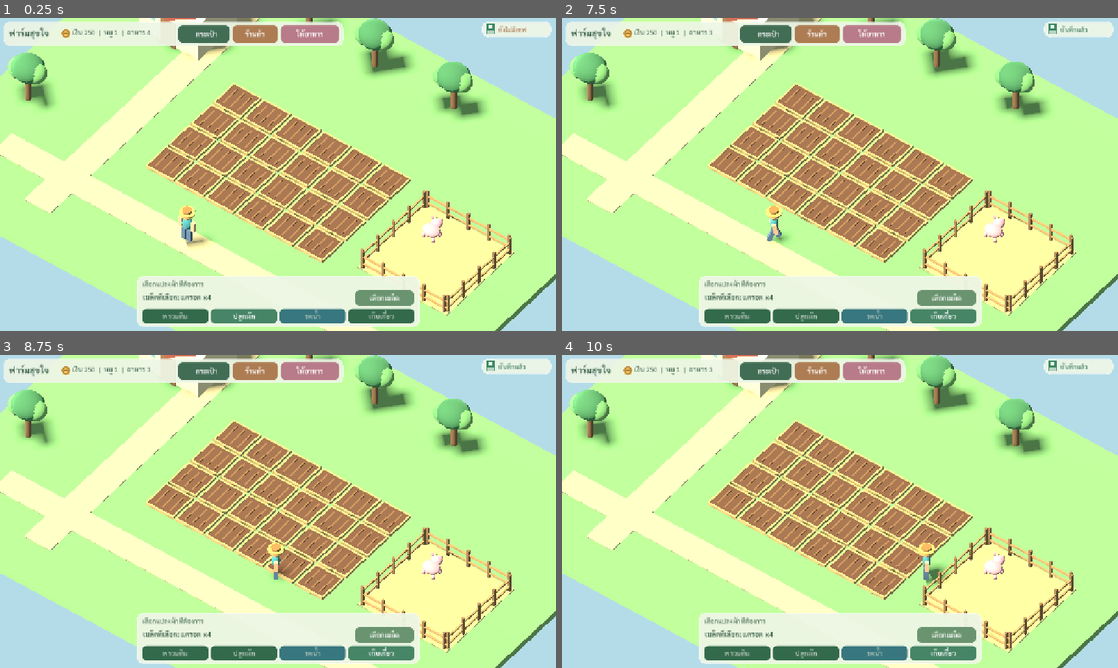
Above: before the commit, frames 1-4 (two rows, left to right).
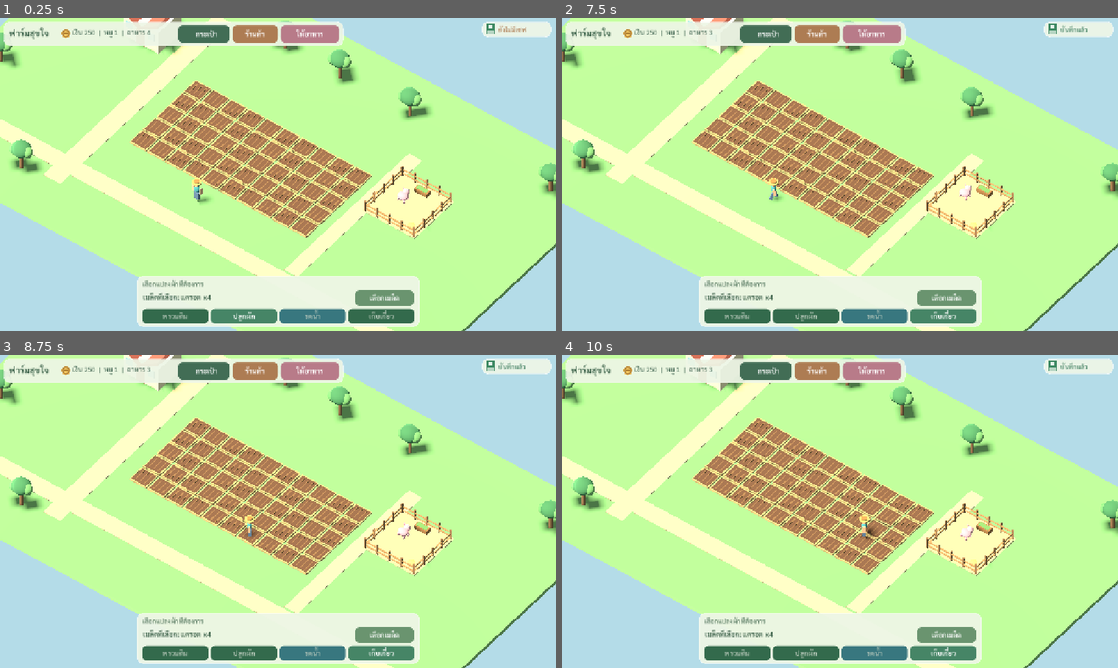
Above: after the commit, the same moments.

Repository: redfullmoon209-debug/happy-farm
Game: Godot game, scene res://scenes/Main.tscn
Two runs of this game, one before a commit and one after it. Both use one fixed random seed, a clock stepped at 60 frames per second and the inputs below.
Inputs (mouse positions are in pixels of both pictures, inside the frame that each line leads up to):
- Up to frame 1 (0.25 s): no input
- Up to frame 2 (7.5 s): click "กระเป๋า" at 0.5 s; click "ร้านค้า" at 1.25 s; click "ให้อาหาร" at 2 s; click "เลือกเมล็ด" at 2.75 s; click "พรวนดิน" at 3.5 s; click "ปลูกผัก" at 4.25 s; click "รดน้ำ" at 5 s; click "เก็บเกี่ยว" at 5.75 s; click "ปิด" at 6.5 s; tap Enter at 7.25 s; move the mouse to (962, 158) at 7.27 s; hold D from 7.28 s (still down); hold Shift from 7.28 s (still down); click (962, 158) at 7.42 s
- Up to frame 3 (8.75 s): tap Space at 7.52 s; release D at 8 s; release Shift at 8 s; drag from (166, 527) to (250, 574) at 8.02 s
- Up to frame 4 (10 s): move the mouse to (895, 442) at 8.77 s; hold D 8.78-9.5 s; hold Shift 8.78-9.5 s; click (895, 442) at 8.92 s; drag from (812, 574) to (673, 464) at 9.52 s

The runs differ from the first frame. In frame 1, 37% of the frame differs, in the area x 0-100%, y 0-100%; in frame 2, 37%; in frame 3, 37%; in frame 4, 37%.

Commit message:
Expand farm to 50 raised plots, render 4 purchasable pig pens and roaming pigs, widen camera/map

Diff:
--- a/scripts/Game.gd
+++ b/scripts/Game.gd
@@ -18,7 +18,13 @@
 const SOIL = Color("#75523f")
 const WET = Color("#493a34")
 const GREEN = Color("#529964")
-const CENTER = Vector3(0,0,0)
+const CENTER = Vector3(3.5,0,0)
+const FARM_COLUMNS: int = 10
+const FARM_ROWS: int = 5
+const PEN_CAPACITY: int = 4
+const MAX_PENS: int = 4
+const PEN_BASE_PRICE: int = 150
+const PIG_PRICE: int = 90
 var materials: Dictionary = {}
 var plot_places: Array[Vector3] = []
 var plant_roots: Array[Node3D] = []
@@ -29,6 +35,14 @@
 var seeds: Array = [4, 2, 2, 0, 0, 0]
 var feed: int = 4
 var pigs: int = 1
+var pens: int = 1
+var pen_nodes: Array[Node3D] = []
+var pig_nodes: Array[Node3D] = []
+var pig_roam_positions: Array[Vector3] = []
+var pen_locations: Array[Vector3] = [
+    Vector3(16.8, 0, -4.4), Vector3(16.8, 0, 4.2),
+    Vector3(24.0, 0, -4.4), Vector3(24.0, 0, 4.2)
+]
 var selected_seed: int = 0
 var tool_mode: String = "plant"
 var farmer: Node3D
@@ -41,7 +55,7 @@
 var camera: Camera3D
 var camera_yaw: float = 0.65
 var camera_pitch: float = -0.79
-var camera_distance: float = 29.0
+var camera_distance: float = 39.0
 var camera_focus: Vector3 = Vector3.ZERO
 var actor_goal: Vector3 = Vector3.ZERO
 var work_plot: int = -1
@@ -196,11 +210,15 @@
     camera.projection = Camera3D.PROJECTION_ORTHOGONAL
     camera.current = true
     add_child(camera)
-    cube(self, Vector3(0,-0.24,0), Vector3(37,0.45,28), Color("#85ba77"))
-    cube(self, Vector3(-10,0,0), Vector3(2,0.04,22), Color("#d2c397"))
-    cube(self, Vector3(0,0,7.9), Vector3(30,0.04,1.9), Color("#d2c397"))
+
+    # Expanded grounds: 50 real clickable plots, paths and a livestock district.
+    cube(self, Vector3(0,-0.24,0), Vector3(64.0,0.45,40.0), Color("#85ba77"))
+    cube(self, Vector3(-14.5,0,0), Vector3(2.2,0.04,29.0), Color("#d2c397"))
+    cube(self, Vector3(0,0,11.8), Vector3(58.0,0.04,2.1), Color("#d2c397"))
+    cube(self, Vector3(13.1,0,0), Vector3(1.7,0.04,21.0), Color("#d2c397"))
+
     var house: Node3D = Node3D.new()
-    house.position = Vector3(-12,0,-6.8)
+    house.position = Vector3(-19.0,0,-8.4)
     add_child(house)
     cube(house, Vector3(0,1.5,0), Vector3(4.5,3,3.9), Color("#efdebb"))
     var roof_l: MeshInstance3D = cube(house,Vector3(-1.10,3.26,0),Vector3(3.05,0.32,4.5),Color("#a8584d"))
@@ -210,10 +228,10 @@
     cube(house, Vector3(0,1.05,2), Vector3(1.10,2.1,0.1), Color("#936e50"))
     cube(house, Vector3(-1.4,2,2.02), Vector3(0.75,0.9,0.1), Color("#7db4c3"))
     cube(house, Vector3(1.4,2,2.02), Vector3(0.75,0.9,0.1), Color("#7db4c3"))
-    for row in range(4):
-        for col in range(6):
-            var i: int = row * 6 + col
-            var pos: Vector3 = Vector3((float(col)-2.5)*2.28, 0, (float(row)-1.5)*2.26)
+
+    for row in range(FARM_ROWS):
+        for col in range(FARM_COLUMNS):
+            var pos: Vector3 = Vector3((float(col)-4.5)*2.28, 0, (float(row)-2.0)*2.26)
             plot_places.append(pos)
             var plot: Node3D = Node3D.new()
             plot.position = pos
@@ -225,37 +243,87 @@
                 cube(plot,Vector3(0,0.17,edge),Vector3(2.04,0.19,0.12),Color("#c8aa74"))
             for furrow in [-0.55,0.0,0.55]:
                 cube(plot,Vector3(furrow,0.242,0),Vector3(0.11,0.032,1.45),Color("#926b4b"))
-            var plants: Node3D = Node3D.new()
-            plants.position.y = 0.28
-            plot.add_child(plants)
-            plant_roots.append(plants)
+            var plant_holder: Node3D = Node3D.new()
+            plant_holder.position.y = 0.28
+            plot.add_child(plant_holder)
+            plant_roots.append(plant_holder)
             grow_stages.append(-1)
-    # Farm pen. Simple pig mesh; easy to swap for FBX later.
-    cube(self, Vector3(12,0.01,0),Vector3(6.8,0.07,6.8),Color("#bcbb7e"))
-    for n in range(5):
-        for side in [-1.0,1.0]:
-            var v: float = -3.1 + float(n)*1.55
-            cube(self,Vector3(12+v,0.70,side*3.25),Vector3(0.16,1.4,0.16),Color("#947253"))
-            cube(self,Vector3(12+side*3.25,0.70,v),Vector3(0.16,1.4,0.16),Color("#947253"))
+
+    # All owned pens/pigs are regenerated here and after purchases/imports.
+    rebuild_livestock()
+    for p in [Vector3(-29,0,4),Vector3(-29,0,13),Vector3(-25,0,-15),
+        Vector3(-18,0,15),Vector3(-7,0,-15),Vector3(0,0,-15),
+        Vector3(9,0,-15),Vector3(27,0,-15),Vector3(29,0,15)]:
+        tree(p)
+
+func pen_price() -> int:
+    return PEN_BASE_PRICE + maxi(0, pens-1)*110
+
+func rebuild_livestock() -> void:
+    for old_pen in pen_nodes:
+        if is_instance_valid(old_pen):
+            old_pen.queue_free()
+    pen_nodes.clear()
+    pig_nodes.clear()
+    pig_roam_positions.clear()
+    for pen_idx in range(pens):
+        create_pen(pen_idx)
+    for pig_idx in range(pigs):
+        create_pig(pig_idx)
+
+func create_pen(index: int) -> void:
+    var root: Node3D = Node3D.new()
+    root.position = pen_locations[index]
+    add_child(root)
+    pen_nodes.append(root)
+    cube(root,Vector3(0,0.02,0),Vector3(6.65,0.06,6.65),Color("#c7c18c"))
+    # Decorative tidy fence with a wider gate on the near side.
     for side in [-1.0,1.0]:
-        for h in [0.40,1.0]:
-            cube(self,Vector3(12,h,side*3.25),Vector3(6.5,0.11,0.11),Color("#be9362"))
-            cube(self,Vector3(12+side*3.25,h,0),Vector3(0.11,0.11,6.5),Color("#be9362"))
-    for k in range(mini(pigs,8)):
-        var pig: Node3D = Node3D.new()
-        pig.position = Vector3(12+(float(k%3)-1)*1.4,0.0,(float(k/3)-1)*1.4)
-        add_child(pig)
-        ball(pig,Vector3(0,0.56,0),Vector3(1.2,0.75,1),Color("#edacb8"))
-        ball(pig,Vector3(0,0.75,-0.52),Vector3(0.74,0.7,0.67),Color("#f0b0bd"))
-        ball(pig,Vector3(0,0.69,-0.84),Vector3(0.42,0.30,0.18),Color("#d98c9d"))
-        for side in [-1.0,1.0]:
-            ball(pig,Vector3(side*0.2,0.91,-0.82),Vector3(0.09,0.09,0.08),Color("#474047"))
-            ball(pig,Vector3(side*0.30,1.13,-0.5),Vector3(0.22,0.30,0.15),Color("#ef9cae"))
-            for side_z in [-0.32,0.32]:
-                ball(pig,Vector3(side*0.38,0.20,side_z),Vector3(0.25,0.4,0.25),Color("#f0adbb"))
-    for p in [Vector3(-16,0,4),Vector3(-16,0,11),Vector3(-6,0,-11),
-        Vector3(-1,0,-11),Vector3(5,0,-11),Vector3(16,0,-10),Vector3(16,0,10)]:
-        tree(p)
+        for k in range(5):
+            var offset: float = -3.1+float(k)*1.55
+            cube(root,Vector3(offset,0.67,side*3.15),Vector3(0.16,1.34,0.16),Color("#936e50"))
+            cube(root,Vector3(side*3.15,0.67,offset),Vector3(0.16,1.34,0.16),Color("#936e50"))
+        for height in [0.40,0.95]:
+            cube(root,Vector3(0,height,side*3.15),Vector3(6.35,0.12,0.12),Color("#b88a5d"))
+            cube(root,Vector3(side*3.15,height,0),Vector3(0.12,0.12,6.35),Color("#b88a5d"))
+    cube(root,Vector3(0,0.28,-2.4),Vector3(1.55,0.53,0.7),Color("#a3744b"))
+    cube(root,Vector3(0,0.56,-2.4),Vector3(1.30,0.10,0.50),Color("#79a561"))
+    # Straw pile adds a visible distinction from the crop plots.
+    ball(root,Vector3(2.0,0.16,2.1),Vector3(0.85,0.27,0.8),Color("#e5cb77"))
+
+func create_pig(index: int) -> void:
+    var pen_index: int = index / PEN_CAPACITY
+    var slot: int = index % PEN_CAPACITY
+    if pen_index >= pen_nodes.size():
+        return
+    var root: Node3D = Node3D.new()
+    var pen_x: float = -1.05 if slot % 2 == 0 else 1.05
+    var pen_z: float = -0.65 if slot < 2 else 1.3
+    var origin: Vector3 = Vector3(pen_x, 0.0, pen_z)
+    root.position = origin
+    pen_nodes[pen_index].add_child(root)
+    pig_nodes.append(root)
+    pig_roam_positions.append(origin)
+    var pink: Color = Color("#efa7b7") if index % 3 != 1 else Color("#e5a0ae")
+    ball(root,Vector3(0,0.56,0),Vector3(1.2,0.75,1),pink)
+    ball(root,Vector3(0,0.75,-0.52),Vector3(0.74,0.7,0.67),Color("#f0b0bd"))
+    ball(root,Vector3(0,0.69,-0.84),Vector3(0.42,0.30,0.18),Color("#d98c9d"))
+    for side in [-1.0,1.0]:
+        ball(root,Vector3(side*0.2,0.91,-0.82),Vector3(0.09,0.09,0.08),Color("#474047"))
+        ball(root,Vector3(side*0.30,1.13,-0.5),Vector3(0.22,0.30,0.15),Color("#ef9cae"))
+        for side_z in [-0.32,0.32]:
+            ball(root,Vector3(side*0.38,0.20,side_z),Vector3(0.25,0.4,0.25),pink)
+    ball(root,Vector3(-0.12,0.68,-0.93),Vector3(0.065,0.065,0.04),Color("#995f72"))
+    ball(root,Vector3(0.12,0.68,-0.93),Vector3(0.065,0.065,0.04),Color("#995f72"))
+
+func animate_pigs() -> void:
+    for i in range(pig_nodes.size()):
+        var pig: Node3D = pig_nodes[i]
+        var home: Vector3 = pig_roam_positions[i]
+        var speed: float = 0.7+float(i%3)*0.12
+        var phase: float = elapsed*speed+float(i)*1.3
+        pig.position = home+Vector3(sin(phase)*0.26,absf(sin(phase*2.0))*0.027,cos(phase*0.8)*0.24)
+        pig.rotation.y = sin(phase*0.6)*0.29
 
 func build_farmer() -> void:
     farmer = Node3D.new()
@@ -394,6 +462,7 @@
 
 func _process(delta: float) -> void:
     elapsed += delta
+    animate_pigs()
     tick += delta
     if tick >= 0.55:
         tick = 0
@@ -442,8 +511,8 @@
 
 func move_actor(direction: Vector3, speed: float, delta: float) -> void:
     farmer.position += direction*speed*delta
-    farmer.position.x = clampf(farmer.position.x,-17,17)
-    farmer.position.z = clampf(farmer.position.z,-12.5,12.5)
+    farmer.position.x = clampf(farmer.position.x,-30.0,30.0)
+    farmer.position.z = clampf(farmer.position.z,-17.0,17.0)
     farmer.position.y = jumping+absf(sin(elapsed*12))*0.035
     farmer.rotation.y = atan2(-direction.x,-direction.z)
     var wave: float = sin(elapsed*(16 if running else 10))
@@ -482,10 +551,10 @@
         if event.button_index == MOUSE_BUTTON_RIGHT:
             drag_camera = event.pressed
         elif event.pressed and event.button_index == MOUSE_BUTTON_WHEEL_UP:
-            camera_distance = maxf(15,camera_distance-1.5)
+            camera_distance = maxf(18,camera_distance-2.5)
             update_camera()
         elif event.pressed and event.button_index == MOUSE_BUTTON_WHEEL_DOWN:
-            camera_distance = minf(45,camera_distance+1.5)
+            camera_distance = minf(78,camera_distance+2.5)
             update_camera()
         elif event.pressed and event.button_index == MOUSE_BUTTON_LEFT and not point_on_ui(event.position):
             click_plot(event.position)
@@ -517,7 +586,9 @@
     camera.position = CENTER+Vector3(sin(camera_yaw)*cos(camera_pitch),-sin(camera_pitch),
         cos(camera_yaw)*cos(camera_pitch))*camera_distance
     camera.look_at(CENTER)
-    camera.size = 19 if aspect > 1.3 else (26 if aspect > 0.82 else 34)
+    # Orthographic cameras zoom with size, not with distance alone.
+    var factor: float = 0.82 if aspect > 1.3 else (1.07 if aspect > 0.82 else 1.40)
+    camera.size = clampf(camera_distance*factor, 14.0, 105.0)
 
 func text_label(txt: String, font_size: int, color: Color = Color("#284c3a")) -> Label:
     var label: Label = Label.new()
